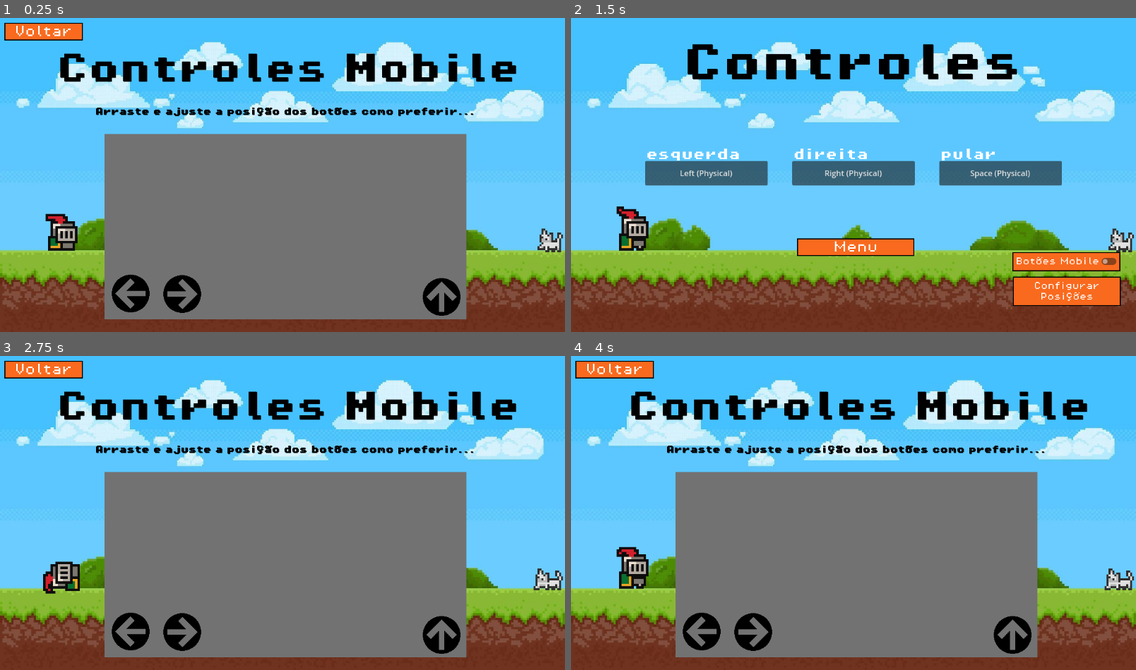
Above: before the commit, frames 1-4 (two rows, left to right).
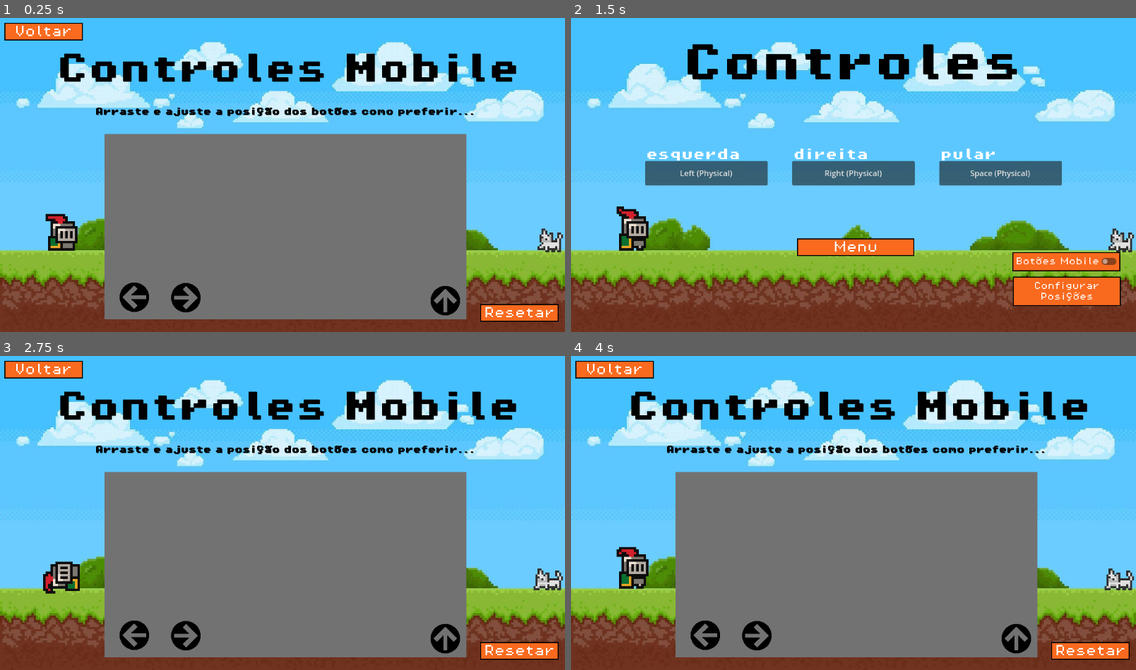
Above: after the commit, the same moments.

Repository: SabrinaBruni28/Cavaleiro
Game: Godot game, scene res://scenes/screens/controles_mobile_screen.tscn
The game is run twice, just before and just after one commit, with the same random seed, the same clock (stepped at 60 frames per second) and the same inputs. This scene is started directly instead of the project's main scene. Sound files missing from this copy of the repository are replaced by a short silence.
Inputs (mouse positions are in pixels of both pictures, inside the frame that each line leads up to; where the layout moved, square brackets give the same spot in the first picture):
- Up to frame 1 (0.25 s): no input
- Up to frame 2 (1.5 s): click (1090, 313) at 0.5 s, where only the run after the commit has a clickable "Resetar"; click "Voltar" at 1.25 s
- Up to frame 3 (2.75 s): click "Configurar Posições" at 2 s
- Up to frame 4 (4 s): click (1017, 638) [1011, 635] at 2.75 s; click (706, 635) [700, 632] at 3.5 s

The runs differ from the first frame. In frame 1, 2.1% of the frame differs, in the area x 19-99%, y 81-97%; in frame 2, nothing differs; in frame 3, 2.1%; in frame 4, 2.1%.

Commit message:
Botões mobile arrumados

Diff:
--- a/cavaleiro/scenes/screens/controles_mobile_screen.tscn
+++ b/cavaleiro/scenes/screens/controles_mobile_screen.tscn
@@ -182,6 +182,16 @@
 theme_override_font_sizes/font_size = 24
 text = "Voltar"
 
+[node name="Reset" type="Button" parent="."]
+layout_mode = 2
+offset_left = 984.0
+offset_top = 595.0
+offset_right = 1134.0
+offset_bottom = 623.0
+theme = ExtResource("4_4l37l")
+theme_override_font_sizes/font_size = 24
+text = "Resetar"
+
 [node name="Cavaleiro" type="AnimatedSprite2D" parent="."]
 position = Vector2(128, 422)
 scale = Vector2(5, 5)
@@ -218,11 +228,11 @@
 offset_top = 310.0
 offset_right = 965.0
 offset_bottom = 610.0
-scale = Vector2(0.15, 0.15)
+scale = Vector2(0.2, 0.2)
 texture_normal = ExtResource("5_s35cl")
 texture_pressed = ExtResource("6_7jgrg")
 ignore_texture_size = true
-stretch_mode = 3
+stretch_mode = 4
 script = ExtResource("11_d4cwd")
 
 [node name="Esquerda" type="TextureButton" parent="Controles"]
@@ -232,11 +242,11 @@
 offset_top = 303.0
 offset_right = 331.0
 offset_bottom = 603.0
-scale = Vector2(0.15, 0.15)
+scale = Vector2(0.2, 0.2)
 texture_normal = ExtResource("7_ax5kv")
 texture_pressed = ExtResource("8_oj6eh")
 ignore_texture_size = true
-stretch_mode = 3
+stretch_mode = 4
 script = ExtResource("11_d4cwd")
 
 [node name="Direita" type="TextureButton" parent="Controles"]
@@ -246,11 +256,12 @@
 offset_top = 304.0
 offset_right = 436.0
 offset_bottom = 604.0
-scale = Vector2(0.15, 0.15)
+scale = Vector2(0.2, 0.2)
 texture_normal = ExtResource("9_mpjqy")
 texture_pressed = ExtResource("10_7hvuv")
 ignore_texture_size = true
-stretch_mode = 3
+stretch_mode = 4
 script = ExtResource("11_d4cwd")
 
 [connection signal="pressed" from="Voltar" to="." method="_on_voltar_pressed"]
+[connection signal="pressed" from="Reset" to="." method="_on_reset_pressed"]
--- a/cavaleiro/scripts/components/config_mobile_button.gd
+++ b/cavaleiro/scripts/components/config_mobile_button.gd
@@ -5,10 +5,13 @@
 var dragging := false
 var touch_index := -1
 var parent
+var posicao_padrao = Vector2.ZERO
 
 func _ready() -> void:
 	parent = get_parent()
+	posicao_padrao = position
 	carregar_posicao()
+	salvar_posicao()
 
 func _gui_input(event):
 	if not pode_mover:
@@ -29,6 +32,14 @@
 	elif event is InputEventScreenDrag:
 		if dragging and event.index == touch_index:
 			position += event.relative
+
+			# limita dentro do parent
+			var tamanho_parent = parent.size
+			var tamanho_botao = size * scale  # tamanho do TextureButton
+
+			position.x = clamp(position.x, 0, tamanho_parent.x - tamanho_botao.x)
+			position.y = clamp(position.y, 0, tamanho_parent.y - tamanho_botao.y)
+
 			accept_event()
 
 func salvar_posicao():
--- a/cavaleiro/scripts/components/mobile_button.gd
+++ b/cavaleiro/scripts/components/mobile_button.gd
@@ -1,7 +1,7 @@
 extends TouchScreenButton
 
-const LIMITE_MIN = Vector2(-140, -110)
-const LIMITE_MAX = Vector2(130, 50)
+const LIMITE_MIN = Vector2(-136, -104)
+const LIMITE_MAX = Vector2(132, 48)
 
 func _ready():
 	var cfg := ConfigFile.new()
--- a/cavaleiro/scripts/screens/controles_mobile_screen.gd
+++ b/cavaleiro/scripts/screens/controles_mobile_screen.gd
@@ -1,4 +1,16 @@
 extends Control
+
+@onready var pular: TextureButton = $Controles/Pular
+@onready var esquerda: TextureButton = $Controles/Esquerda
+@onready var direita: TextureButton = $Controles/Direita
 
 func _on_voltar_pressed() -> void:
 	get_tree().change_scene_to_file("res://scenes/screens/controles_screen.tscn")
+
+func _on_reset_pressed() -> void:
+	pular.position = pular.posicao_padrao
+	pular.salvar_posicao()
+	esquerda.position = esquerda.posicao_padrao
+	esquerda.salvar_posicao()
+	direita.position = direita.posicao_padrao
+	direita.salvar_posicao()
